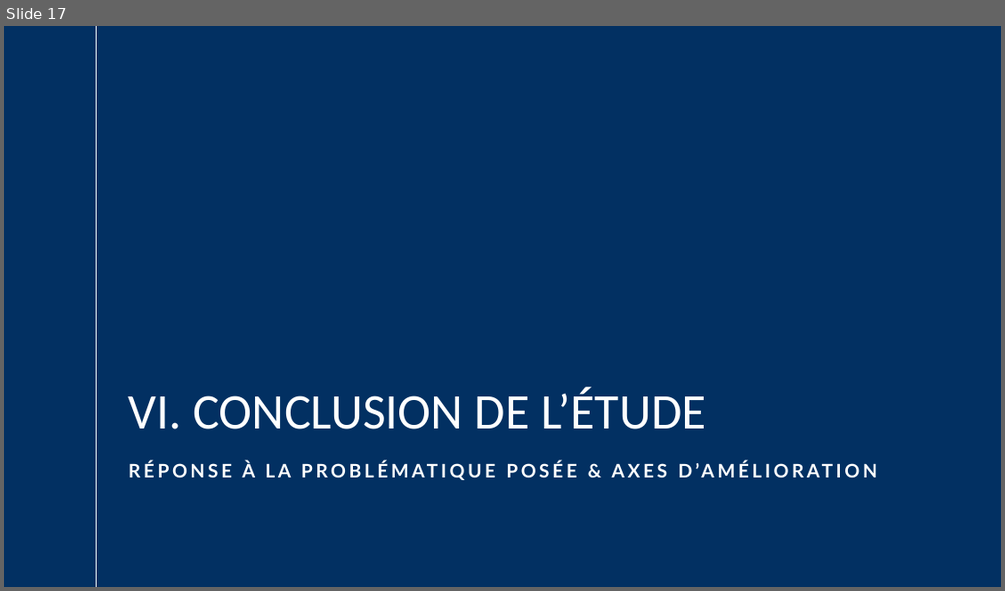
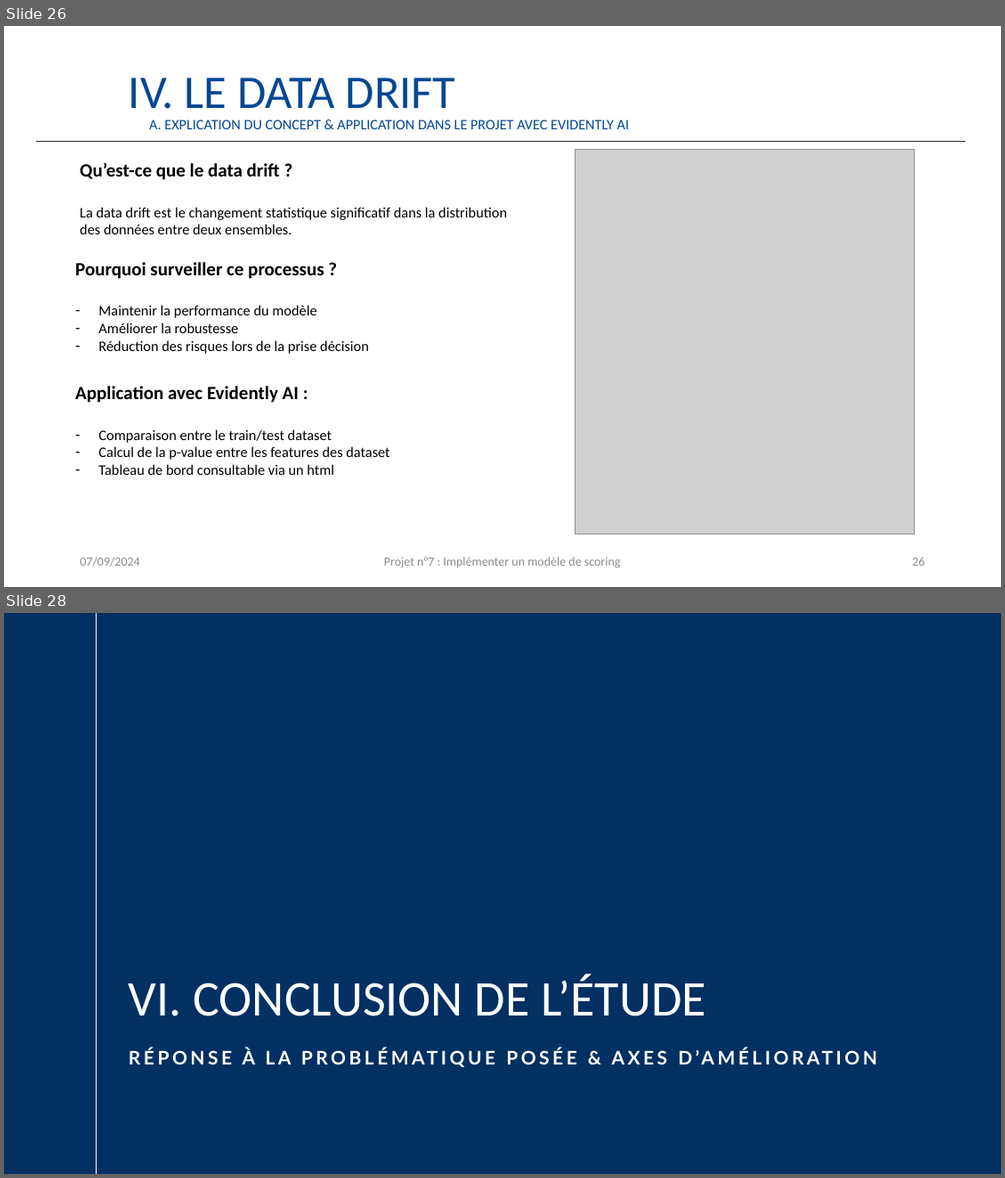
Before and after one commit to JustinVqr/P7_ScoringModel, a slide deck: présentation/Vacquerie_Justin_4_présentation_092024.pptx. Shown one above the other, each under a label of ours: slide 17 before the commit, slides 26 and 28 after it; the slides between them are not shown. The pictures are 1005x591 and 1005x1178 pixels, drawn with LibreOffice and Linux fonts; fonts in the diff are those of the drawing; grey boxes stand for pictures; background and template pictures are left out. Boxes give left, top, right and bottom in pixels: in the first picture for what was removed or moved away, otherwise in the second. Text is boxed around its words. In the diff, an @@ line names an element or a change of style, - is before the commit and + after.

```diff
--- a/présentation/Vacquerie_Justin_4_présentation_092024.pptx
+++ b/présentation/Vacquerie_Justin_4_présentation_092024.pptx
@@ slide 26 added at [4,26,1001,587], background #FFFFFF @@
@@ text added at [129,78,456,109], 45 pt, text #034793 @@
+IV. LE DATA DRIFT
@@ text added at [149,119,629,129], 13.9 pt, text #034793 @@
+A. EXPLICATION DU CONCEPT & APPLICATION DANS LE PROJET AVEC EVIDENTLY AI
@@ line added from (36, 136) to (36, 136), #262626 1 pt @@
@@ line added from (36, 141) to (966, 141), #262626 1 pt @@
@@ picture added at [575,150,914,534] @@
@@ text added at [80,163,507,234], 14 pt, text #000000 @@
+Qu’est-ce que le data drift ?
+La data drift est le changement statistique significatif dans la distribution des données entre deux ensembles.
@@ text added at [75,262,369,354], 14 pt, text #000000 @@
+Pourquoi surveiller ce processus ?
+– Maintenir la performance du modèle
+– Améliorer la robustesse
+– Réduction des risques lors de la prise décision
@@ text added at [75,386,389,475], 14 pt, text #000000 @@
+Application avec Evidently AI :
+– Comparaison entre le train/test dataset
+– Calcul de la p-value entre les features des dataset
+– Tableau de bord consultable via un html
@@ text added at [80,556,139,566], 12 pt, text #8C8C8C @@
+07/09/2024
@@ text added at [384,556,621,568], 12 pt, text #8C8C8C @@
+Projet n°7 : Implémenter un modèle de scoring
@@ page number added at [912,557,924,565], 12 pt, text #8C8C8C @@
+26
@@ what was slide 17 is now slide 28 @@
```
Also in this commit, not shown: 16 slides changed, 10 other slides added, 1 other file.
